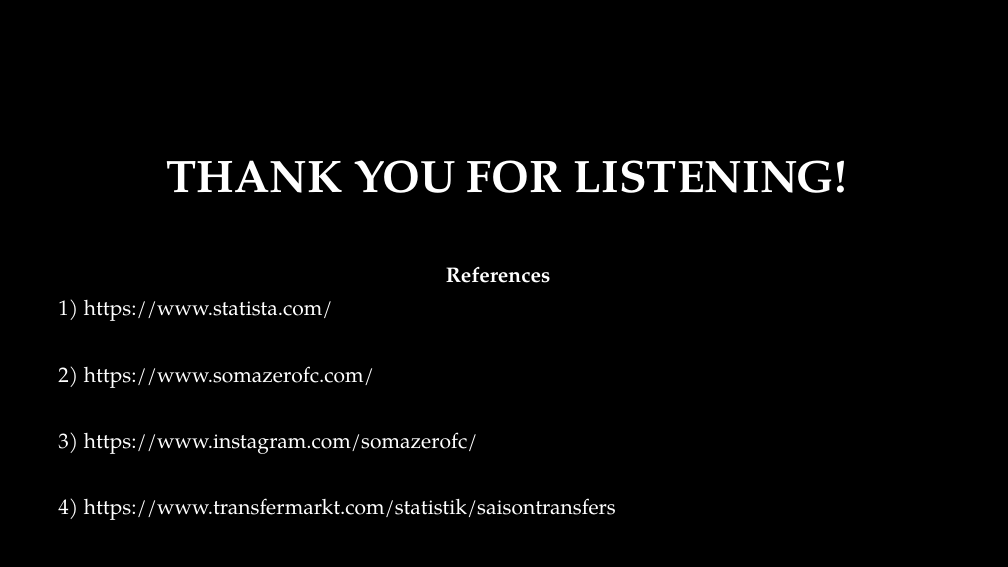
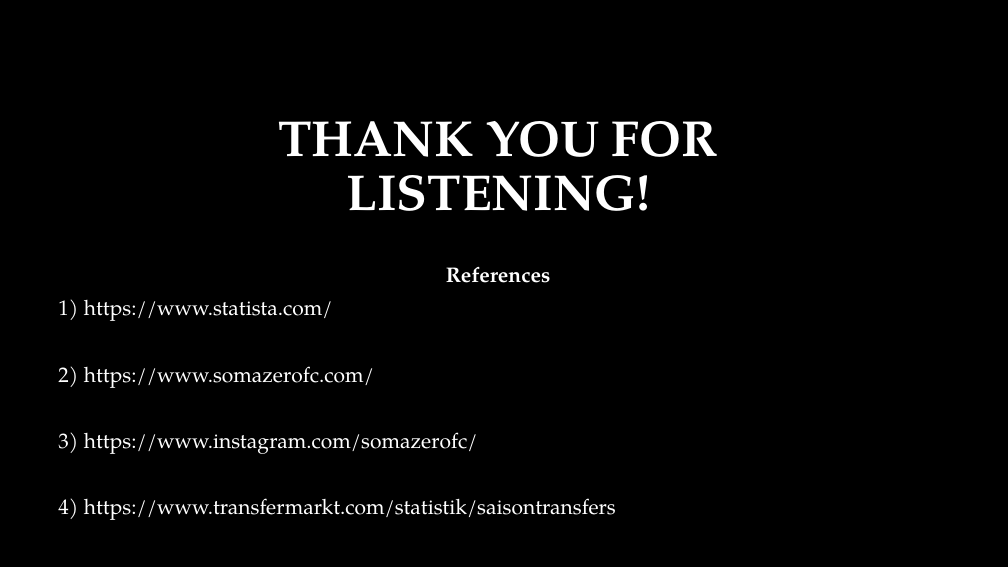
Before and after one commit to salihkilicli/Soccer_Transfers_Recommendation_Engine, a slide deck: slide 17 of Recommendation_Systems_for_Soccer.pptx. Drawn at 1008x567 pixels with LibreOffice and Linux fonts; fonts in the diff are those of the drawing; background and template pictures are left out. Boxes give left, top, right and bottom in pixels: in the first picture for what was removed or moved away, otherwise in the second. Text is boxed around its words. In the diff, an @@ line names an element or a change of style, - is before the commit and + after.

```diff
--- a/Recommendation_Systems_for_Soccer.pptx
+++ b/Recommendation_Systems_for_Soccer.pptx
@@ title "THANK YOU FOR LISTENING!": place and size @@
-title "THANK YOU FOR LISTENING!" at (166,160,848,193)
+title "THANK YOU FOR LISTENING!" at (278,121,718,211)
@@ title "THANK YOU FOR LISTENING!" at (278,121,718,211): size 43.2 to 48 pt @@
```
Also in this commit, not shown: 5 other slides changed.
